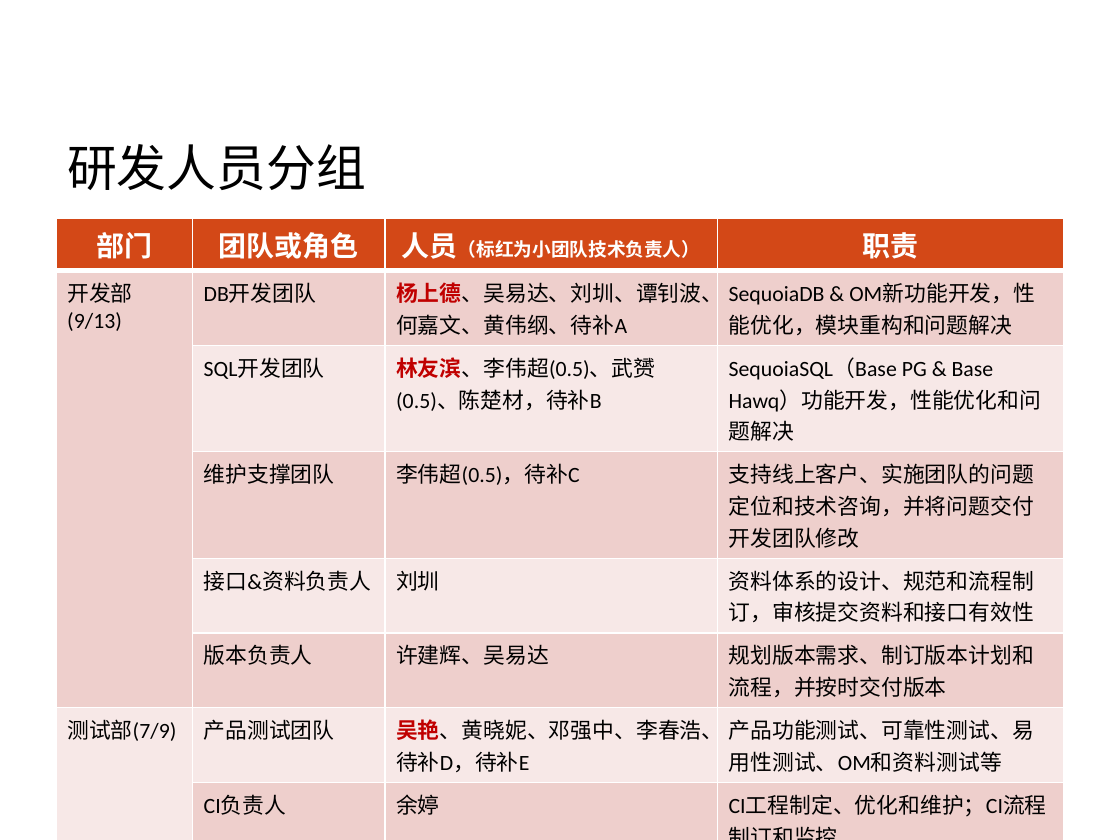
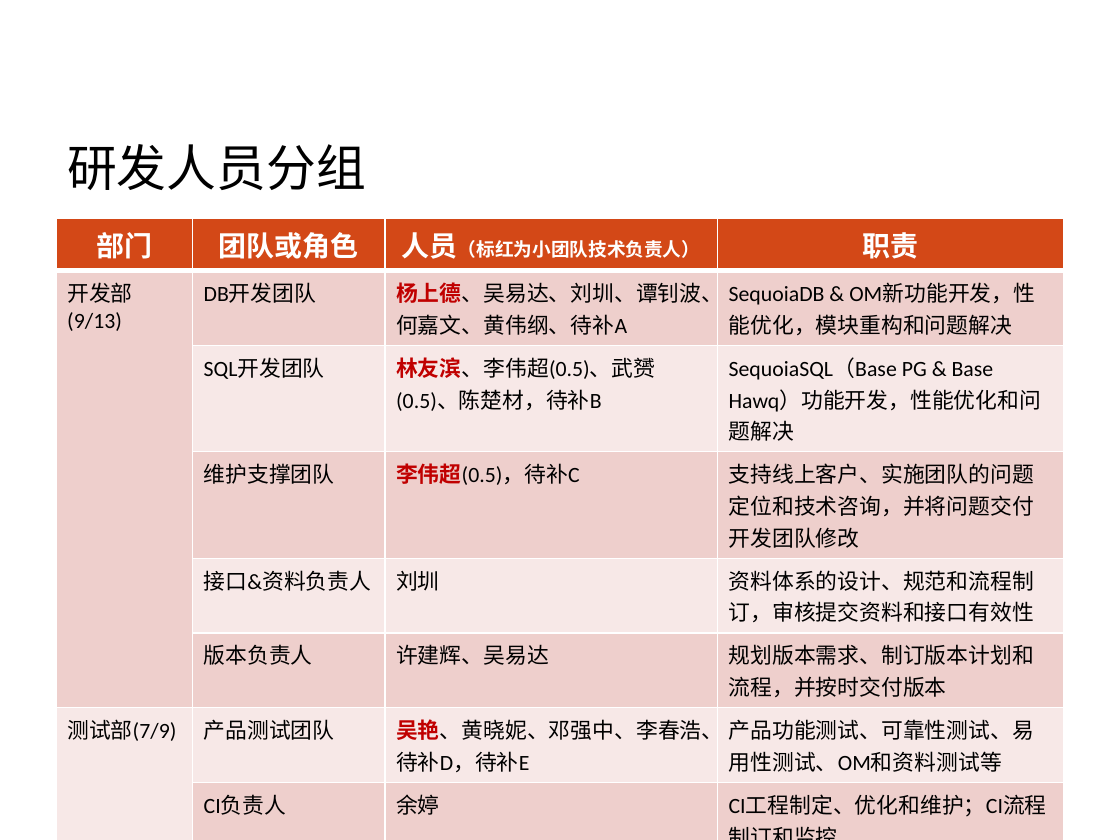
Before and after one commit to Vivian-hihi/SequoiaDB, a slide deck: slide 3 of internal_doc/00.项目管理/02.制度宣传/2016研发组织结构和制度流程宣传.pptx. Drawn at 1120x840 pixels with LibreOffice and Linux fonts; fonts in the diff are those of the drawing; background and template pictures are left out. Boxes give left, top, right and bottom in pixels: in the first picture for what was removed or moved away, otherwise in the second. Text is boxed around its words. In the diff, an @@ line names an element or a change of style, - is before the commit and + after.

```diff
--- a/internal_doc/00.项目管理/02.制度宣传/2016研发组织结构和制度流程宣传.pptx
+++ b/internal_doc/00.项目管理/02.制度宣传/2016研发组织结构和制度流程宣传.pptx
@@ table at box(56, 218, 1064, 821) @@
@@ text colour #000000 to #C00000, bold on in "李伟超(0.5)，待补C" @@
```
Also in this commit, not shown: 3 other slides changed.
